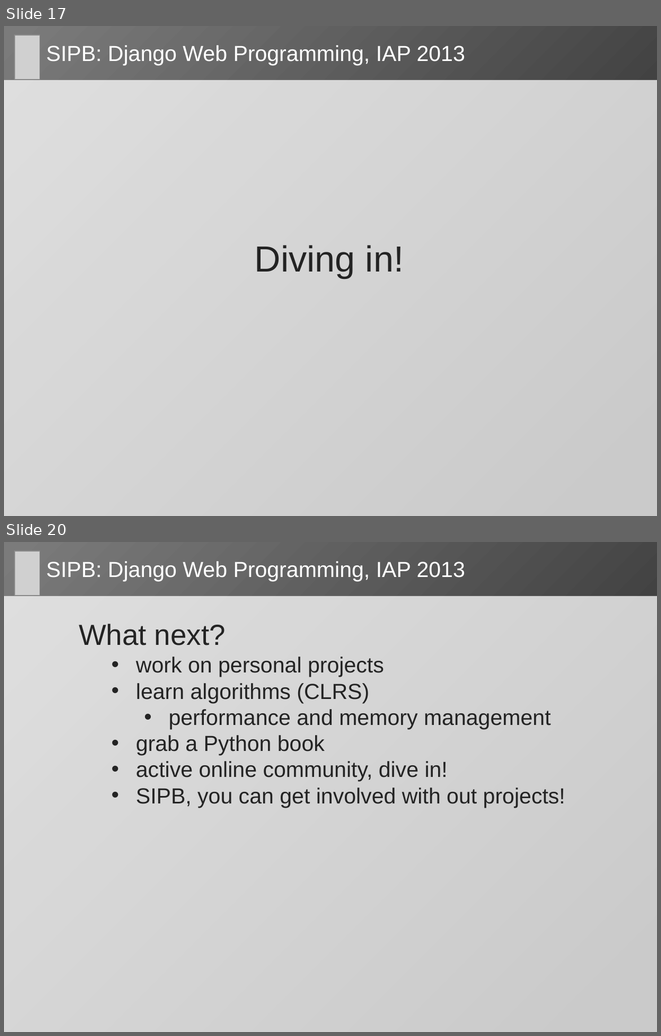
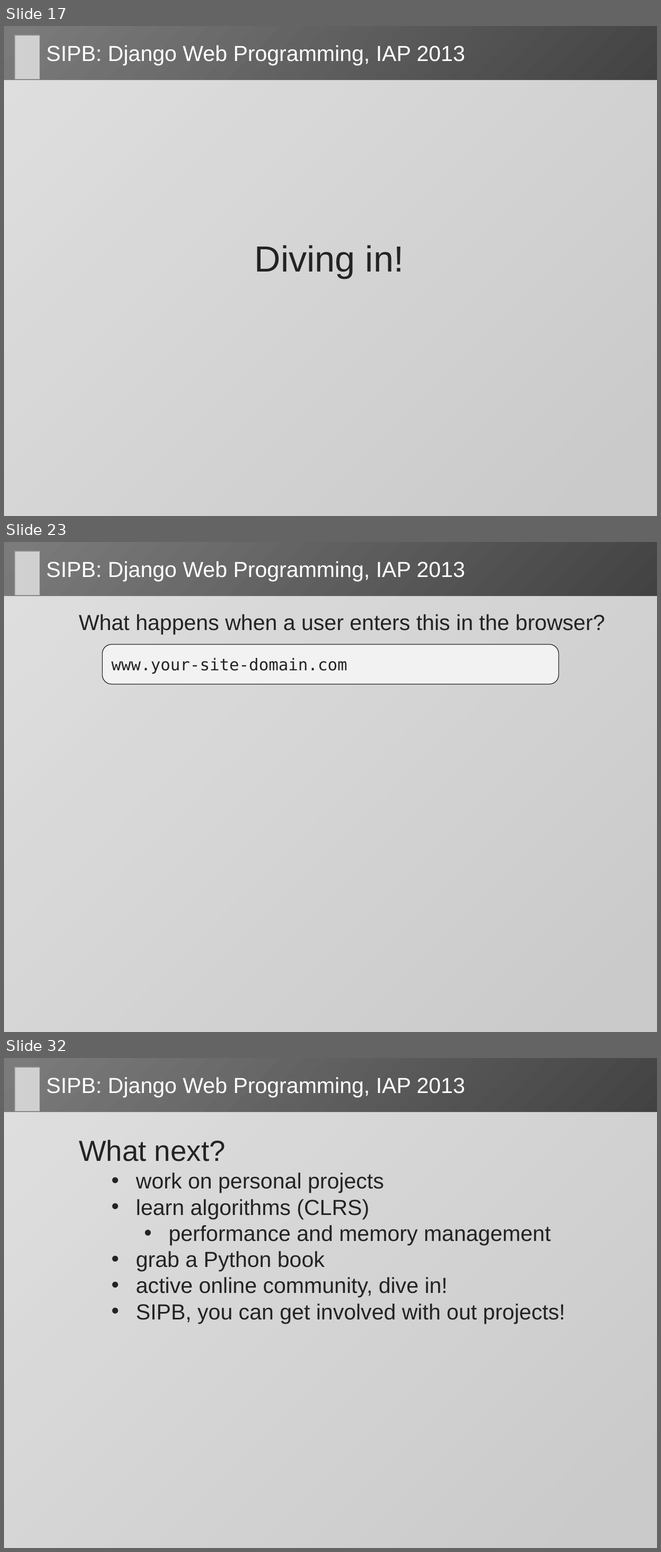
Before and after one commit to dlukeomalley/SIPB_django_class, a slide deck: slides/django_slides.pptx. Shown one above the other, each under a label of ours: slides 17 and 20 before the commit, slides 17, 23 and 32 after it; the slides between them are not shown. The pictures are 661x1036 and 661x1552 pixels, drawn with LibreOffice and Linux fonts; fonts in the diff are those of the drawing; grey boxes stand for pictures. Boxes give left, top, right and bottom in pixels: in the first picture for what was removed or moved away, otherwise in the second. Text is boxed around its words. In the diff, an @@ line names an element or a change of style, - is before the commit and + after.

```diff
--- a/slides/django_slides.pptx
+++ b/slides/django_slides.pptx
@@ slide 23 added at [4, 542, 657, 1032], background gradient #7B7B7B to #232323 @@
@@ picture added at [15, 551, 40, 596] @@
@@ title added at [46, 561, 465, 582], 24 pt, text #FFFFFF @@
+SIPB: Django Web Programming, IAP 2013
@@ rounded rectangle added at [4, 596, 657, 1032], fill #FFFFFF at 76% opacity @@
@@ text added at [79, 614, 605, 634], 24 pt, text #232323 @@
+  What happens when a user enters this in the browser?
@@ rounded rectangle added at [103, 644, 559, 685], fill #F2F2F2, outline #232323 0.75 pt, 18 pt, text #232323 @@
+www.your-site-domain.com
@@ what was slide 20 is now slide 32 @@
```
Also in this commit, not shown: 2 slides changed, 11 other slides added, 7 other files.
